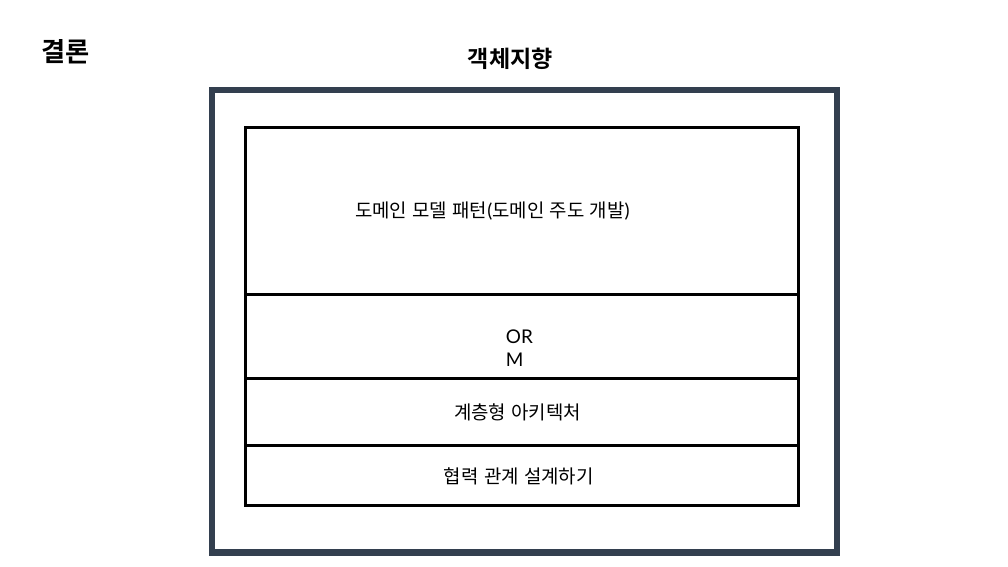
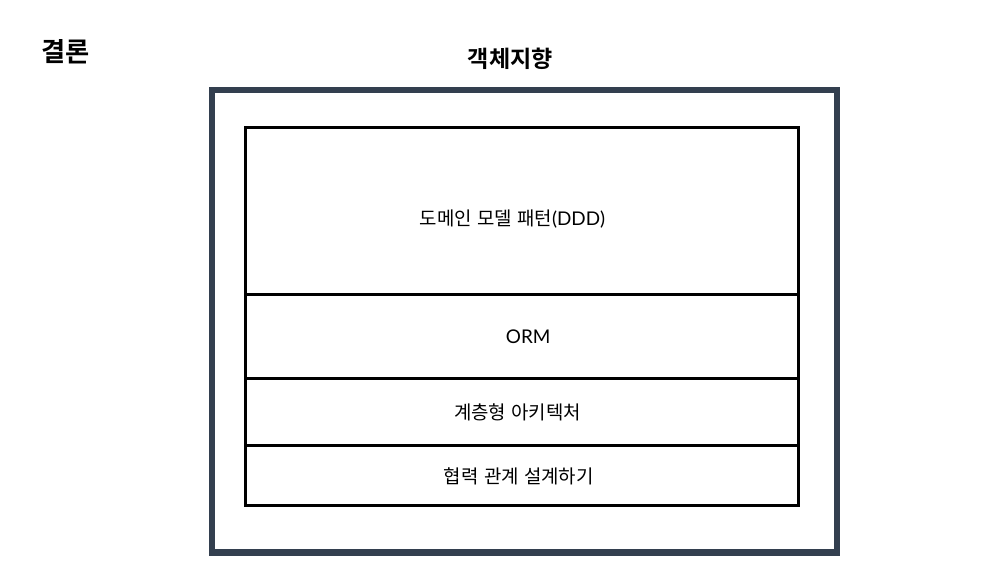
Before and after one commit to K-Diger/RealOOP, a slide deck: slide 52 of RealOOP.pptx. Drawn at 1008x567 pixels with LibreOffice and Linux fonts; fonts in the diff are those of the drawing. Boxes give left, top, right and bottom in pixels: in the first picture for what was removed or moved away, otherwise in the second. Text is boxed around its words. In the diff, an @@ line names an element or a change of style, - is before the commit and + after.

```diff
--- a/RealOOP.pptx
+++ b/RealOOP.pptx
@@ text at <box>420,209,605,228</box>: text changed @@
-도메인 모델 패턴(도메인 주도 개발)
+도메인 모델 패턴(DDD)
@@ text "ORM" rewrapped from <box>498,321,555,352</box> to <box>506,329,550,343</box> @@
```
Also in this commit, not shown: 5 other slides changed.
